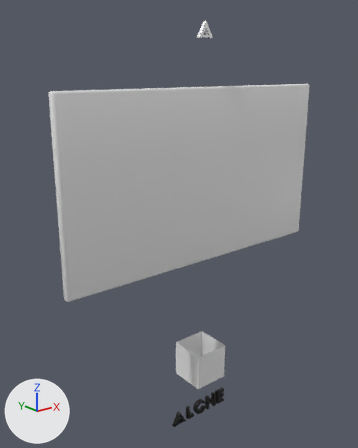
Renders of the glTF model alche-download/common/scene.glb from each side of a commit.
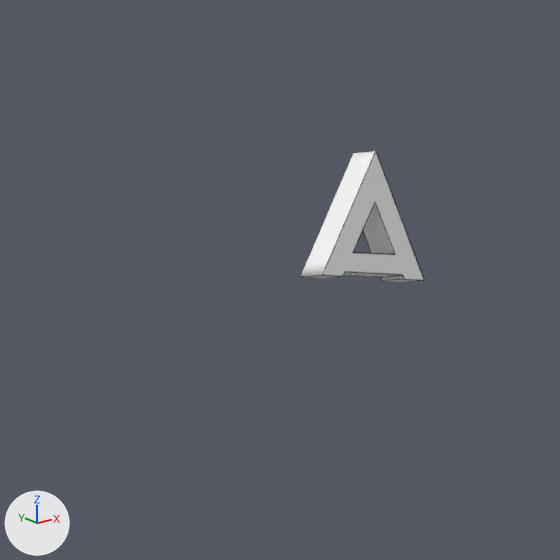
The first picture shows the older version from a camera (50 mm lens) standing at (-8.21, -9.3, 0.11) and looking at (-0.39, 0.48, -3.8). The close-ups show the older and then the newer version on the part from 43% to 65% of the width and 0% to 17% of the height of that picture. Only the edits that show in the close-ups are written down. The axes (+X, +Y, +Z) are drawn at lower left. The lights are the same throughout. Where no turn or scale is listed for an object, it has been applied to the vertices.

Objects in the first close-up: 'Alche_A' and 2 more.
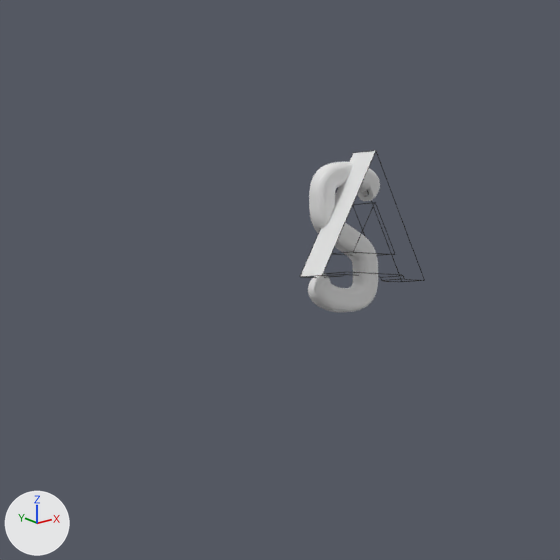
What changed in the scene script:
```text
Add me_geometry_0:
    me_geometry_0.from_pydata(...)  # 17280 vertices, 34560 faces; spans x -0.59..0.59, y -0.16..0.16, z -1.0..1.0
Remove ob_alche_a:
    ob_alche_a = bpy.data.objects.new('Alche_A', me_curve_006)
    ob_alche_a.location = (0.0, 0.0, 0.935)
Add ob_geometry_0:
    ob_geometry_0 = bpy.data.objects.new('geometry_0', me_geometry_0)
    ob_geometry_0.parent = ob_world
    ob_geometry_0.location = (0.0, 0.0, 0.0)
    ob_geometry_0.scale = (-0.223, -0.223, -0.223)
Add ob_world:
    ob_world = bpy.data.objects.new('world', None)
    ob_world.location = (-0.0269, 0.0623, 0.916)
```

Where the change shows, as pixel boxes (x1, y1, x2, y2) in the close-ups (560 x 560 px):
'Alche_A', deleted: before (301, 151, 423, 282)
'geometry_0', added: after (308, 162, 380, 312)
'Alche_SideScreen', unchanged, uncovered by the edit: before (301, 151, 375, 275); after (301, 151, 375, 276)
